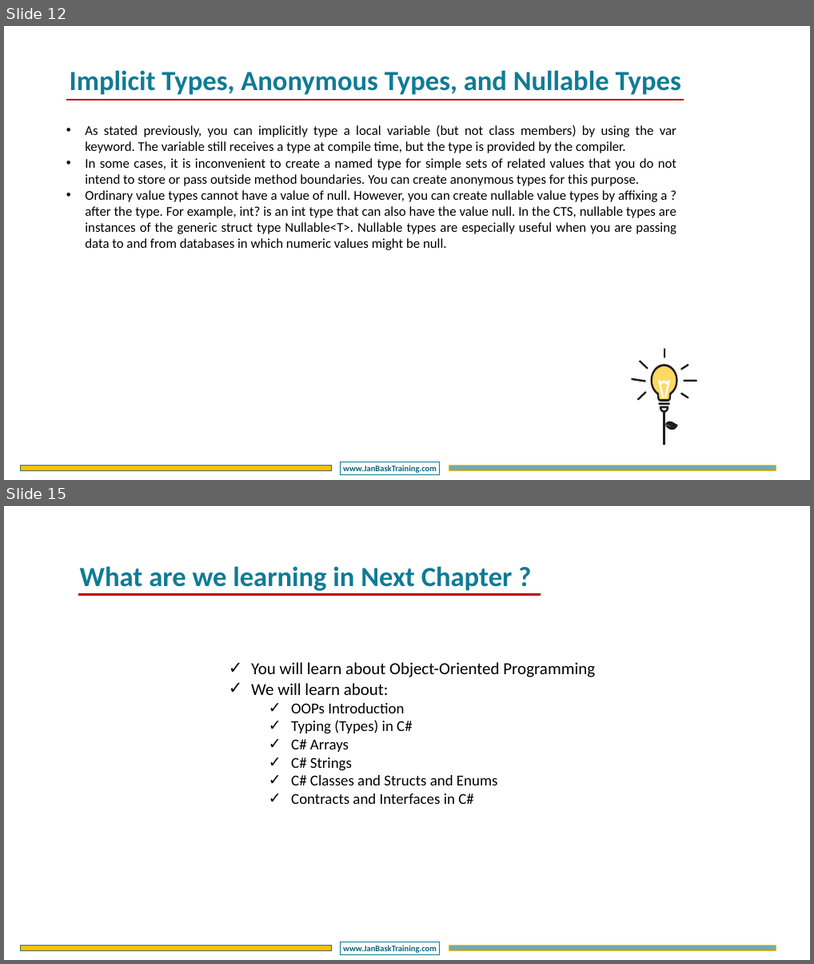
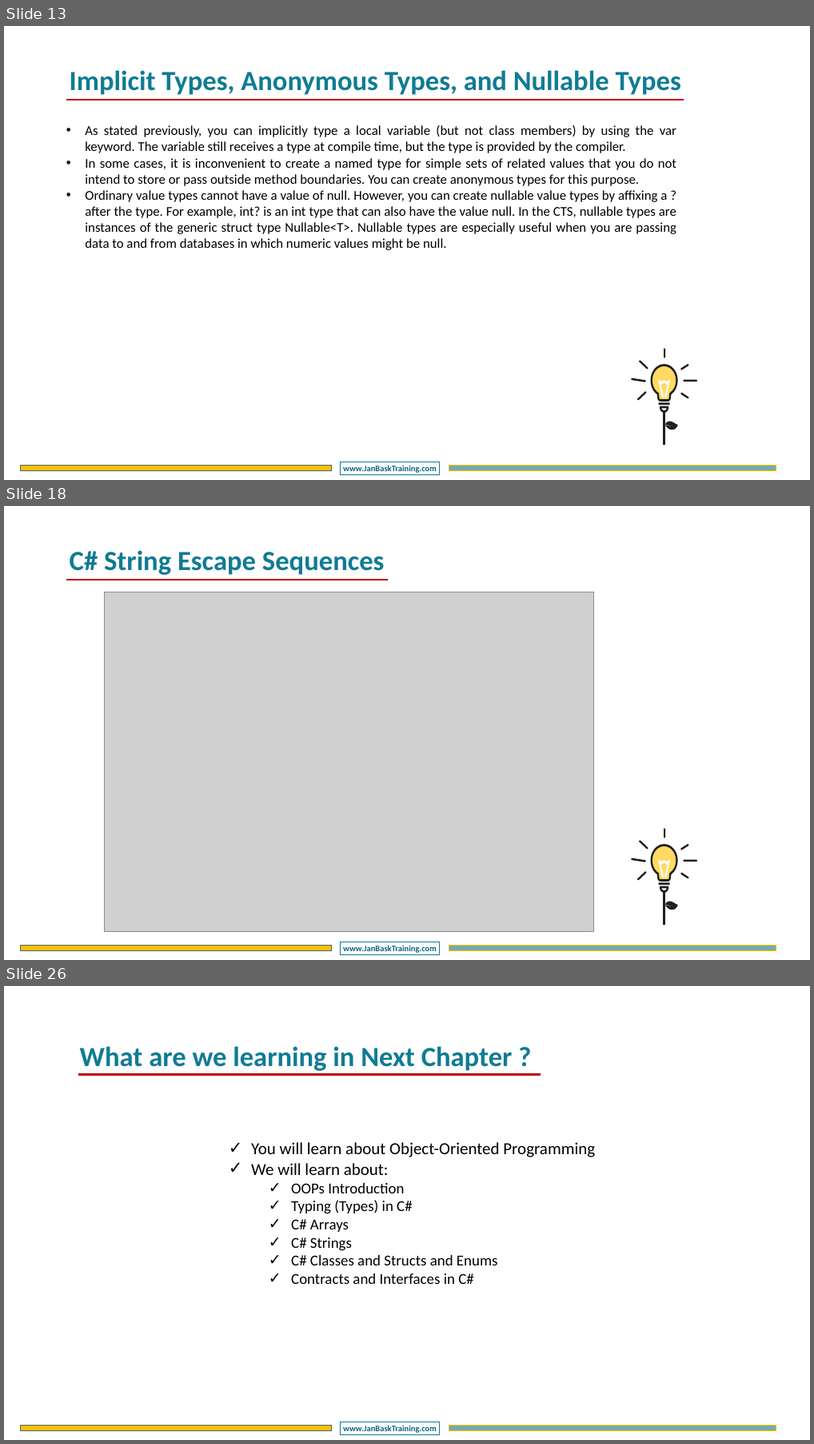
Before and after one commit to DotNetTraining/DotNetEssentials, a slide deck: slides/OOPC/OOPC - Chapter2.pptx. Shown one above the other, each under a label of ours: slides 12 and 15 before the commit, slides 13, 18 and 26 after it; the slides between them are not shown. The pictures are 814x964 and 814x1444 pixels, drawn with LibreOffice and Linux fonts; fonts in the diff are those of the drawing; grey boxes stand for pictures; background and template pictures are left out. Boxes give left, top, right and bottom in pixels: in the first picture for what was removed or moved away, otherwise in the second. Text is boxed around its words. In the diff, an @@ line names an element or a change of style, - is before the commit and + after.

```diff
--- a/slides/OOPC/OOPC - Chapter2.pptx
+++ b/slides/OOPC/OOPC - Chapter2.pptx
@@ slide 18 added at [4,506,810,960], background #FFFFFF; not listed: 3 template elements that a slide beside it also shows @@
@@ text added at [70,550,385,575], 66 pt, text #107B94, bold @@
+C# String Escape Sequences
@@ line added from (66, 580) to (388, 580), #C00000 4.5 pt @@
@@ picture added at [104,592,594,931] @@
@@ group added at [631,828,698,924]: 13 freeform shapes, 1 line @@
@@ what was slide 12 is now slide 13 @@
@@ what was slide 15 is now slide 26 @@
```
Also in this commit, not shown: 2 slides changed, 10 other slides added, 9 other files.
